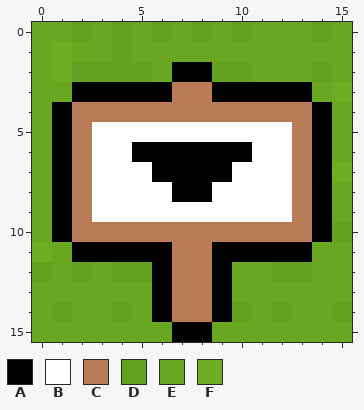
A pixel-art sprite gets an edit: mrl/images/down.png. That is the earlier state.
The file is 16x16 pixels. Colours within 5 levels of each other are drawn and written as one.
Palette (. is transparent): A #000000  B #ffffff  C #b97a57  D #64a121  E #69a723  F #6cad24
Pixels before, first column x 0:
 0 EEDEDEDEDEDEEEDE
 1 EFEEDEEEEEEEEEEE
 2 EFDDDDEAADDEEEDE
 3 EEAAAAACCAAAAAEF
 4 EACCCCCCCCCCCCAE
 5 EACBBBBBBBBBBCAE
 6 EACBBAAAAAABBCAE
 7 EACBBBAAAABBBCAF
 8 EACBBBBAABBBBCAE
 9 EACBBBBBBBBBBCAE
10 EACCCCCCCCCCCCAD
11 FEAAAAACCAAAAAEE
12 DEDEDDACCAEEDDEE
13 EEEEEEACCAEEEEEE
14 EDEEDEACCADEDEED
15 EEEEEEEAAEEEEEEE
And afterwards:
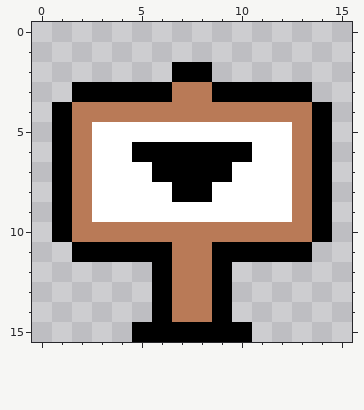
Edits made:
y 0: x 0..15 EEDEDEDEDEDEEEDE -> ................
y 1: x 0..15 EFEEDEEEEEEEEEEE -> ................
y 2: x 0..6 EFDDDDE -> .......; x 9..15 DDEEEDE -> .......
y 3: x 0..1 EE -> ..; x 14..15 EF -> ..
y 4..6: x 0 E -> .; x 15 E -> .
y 7: x 0 E -> .; x 15 F -> .
y 8..9: x 0 E -> .; x 15 E -> .
y 10: x 0 E -> .; x 15 D -> .
y 11: x 0..1 FE -> ..; x 14..15 EE -> ..
y 12: x 0..5 DEDEDD -> ......; x 10..15 EEDDEE -> ......
y 13: x 0..5 EEEEEE -> ......; x 10..15 EEEEEE -> ......
y 14: x 0..5 EDEEDE -> ......; x 10..15 DEDEED -> ......
y 15: x 0..6 EEEEEEE -> .....AA; x 9..15 EEEEEEE -> AA.....
Changed places in both pictures, as pixel boxes (x1, y1, x2, y2):
changed: (32, 22, 352, 342)
